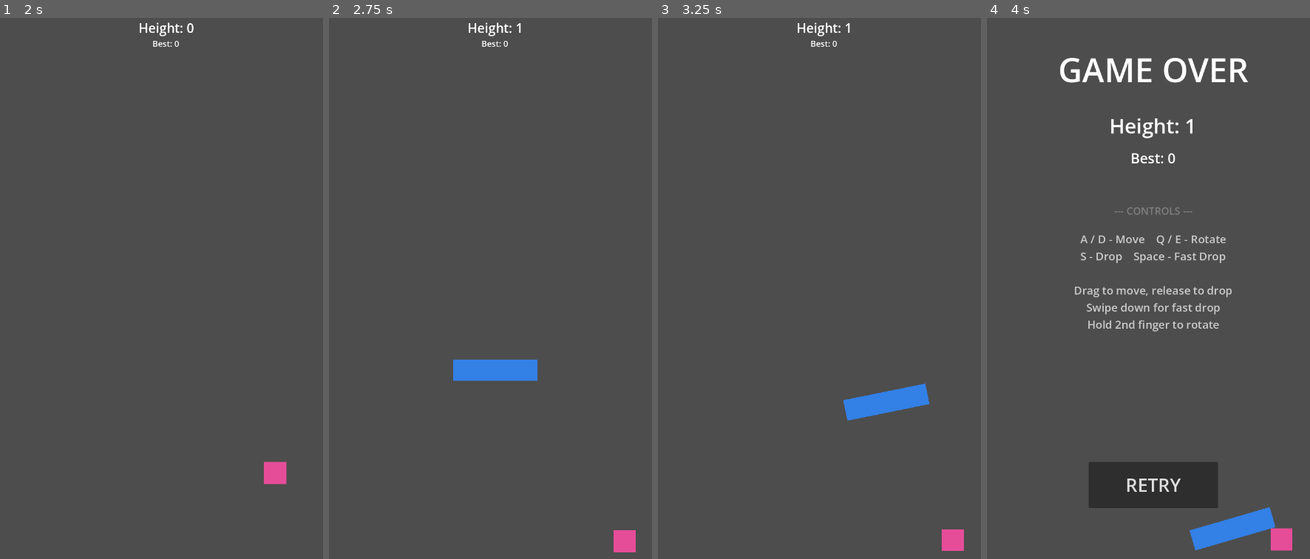
Above: before the commit, frames 1-4 (left to right).
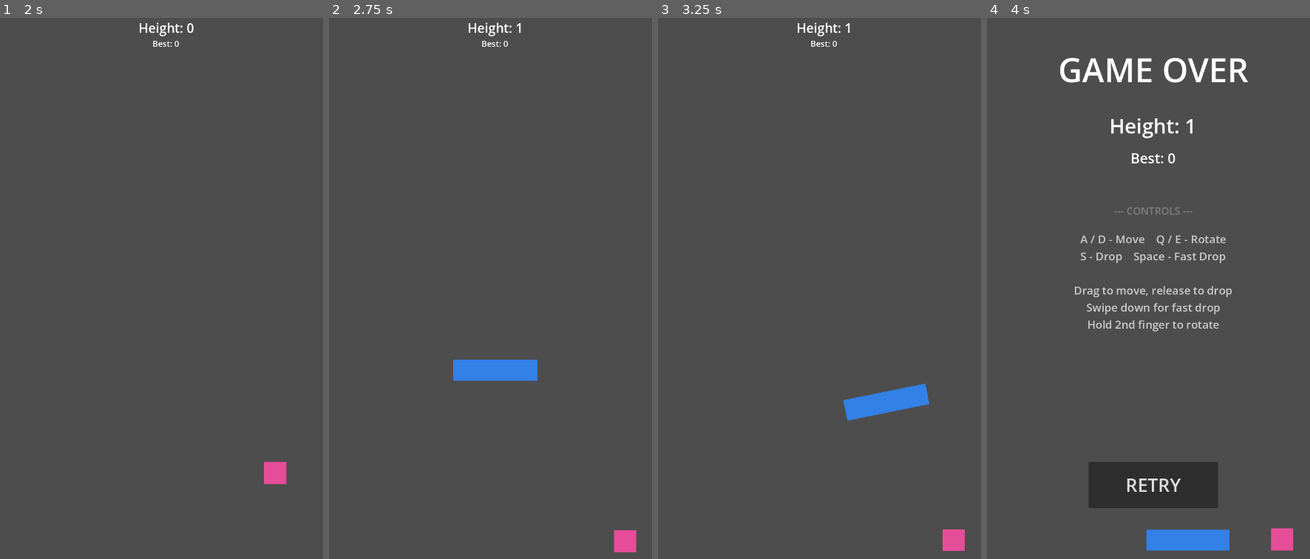
Above: after the commit, the same moments.

Repository: CuriousCrow123/TowerGame
Game: Godot game, scene res://main/main.tscn
Two runs of this game, one before a commit and one after it. Both use one fixed random seed, a clock stepped at 60 frames per second and the inputs below.
Inputs (mouse positions are in pixels of both pictures, inside the frame that each line leads up to):
- Up to frame 1 (2 s): click "PLAY" at 0.5 s; tap Enter at 1.25 s; move the mouse to (239, 277) at 1.27 s; hold Right from 1.28 s (still down); tap Q at 1.35 s; click (239, 277) at 1.42 s; tap Space at 1.52, 1.82 s; tap E at 1.55 s
- Up to frame 2 (2.75 s): release Right at 2 s; drag from (429, 337) to (477, 423) at 2.02 s
- Up to frame 3 (3.25 s): move the mouse to (858, 174) at 2.77 s; hold Right from 2.78 s (still down); tap Space at 2.85 s; click (858, 174) at 2.92 s; tap Q at 3.05 s
- Up to frame 4 (4 s): release Right at 3.5 s; drag from (1135, 423) to (1054, 218) at 3.52 s

Frame 1 is identical in both runs. In frame 2, less than 0.1% of the frame differs, in the area x 88-96%, y 94-99%; in frame 3, less than 0.1%; in frame 4, 1.4%, in the area x 49-95%, y 90-99%.

Commit message:
fix: use _input instead of _unhandled_input for mobile web touch
Switch to _input and handle both touch events AND mouse events as
fallback. On mobile web, the touch-to-mouse emulation chain can consume
events before _unhandled_input sees them. Handling both event types
ensures input works regardless of browser behavior.

Co-Authored-By: Claude Opus 4.6 (1M context) <noreply@anthropic.com>

Diff:
--- a/features/gameplay/scripts/block_input_handler.gd
+++ b/features/gameplay/scripts/block_input_handler.gd
@@ -34,6 +34,8 @@
 func clear_active_block() -> void:
 	_active_block = null
 	_is_dragging = false
+	_rotate_direction = 0
+	_move_direction = 0
 	set_process(false)
 
 
@@ -56,59 +58,97 @@
 	_active_block.global_position.x = new_x
 
 
-func _unhandled_input(event: InputEvent) -> void:
+func _input(event: InputEvent) -> void:
 	if _active_block == null:
 		return
 
 	if event is InputEventScreenTouch:
-		var touch: InputEventScreenTouch = event as InputEventScreenTouch
-		if touch.index == 0:
-			if touch.pressed:
-				_is_dragging = true
-				_drag_start_pos = touch.position
-				_drag_start_time = Time.get_ticks_msec()
-			else:
-				if _is_dragging:
-					_is_dragging = false
-					_drop_block()
-		elif touch.index == 1:
-			if touch.pressed:
-				if touch.position.x < VIEWPORT_WIDTH * 0.5:
-					_rotate_direction = -1
-				else:
-					_rotate_direction = 1
-			else:
-				_rotate_direction = 0
+		_handle_touch(event as InputEventScreenTouch)
+	elif event is InputEventScreenDrag:
+		_handle_drag(event as InputEventScreenDrag)
+	elif event is InputEventMouseButton:
+		_handle_mouse_button(event as InputEventMouseButton)
+	elif event is InputEventMouseMotion:
+		_handle_mouse_motion(event as InputEventMouseMotion)
+	elif event is InputEventKey:
+		_handle_key(event as InputEventKey)
 
-	elif event is InputEventScreenDrag:
-		var drag: InputEventScreenDrag = event as InputEventScreenDrag
-		if drag.index == 0 and _is_dragging:
-			_target_x += drag.relative.x
 
-			var elapsed: float = (Time.get_ticks_msec() - _drag_start_time) / 1000.0
-			if elapsed > 0.0:
-				var distance: Vector2 = drag.position - _drag_start_pos
-				var abs_x: float = absf(distance.x)
-				var abs_y: float = absf(distance.y)
-				if drag.velocity.y > SWIPE_MIN_VELOCITY and abs_y > SWIPE_MIN_DISTANCE:
-					if abs_x / abs_y < SWIPE_DIRECTION_RATIO:
-						_hard_drop()
+func _handle_touch(touch: InputEventScreenTouch) -> void:
+	if touch.index == 0:
+		if touch.pressed:
+			_start_drag(touch.position)
+		else:
+			_end_drag()
+	elif touch.index == 1:
+		if touch.pressed:
+			_start_touch_rotate(touch.position)
+		else:
+			_rotate_direction = 0
 
-	elif event is InputEventKey:
-		var key: InputEventKey = event as InputEventKey
-		if key.keycode == KEY_LEFT or key.keycode == KEY_A:
-			_move_direction = -1 if key.pressed else 0
-		elif key.keycode == KEY_RIGHT or key.keycode == KEY_D:
-			_move_direction = 1 if key.pressed else 0
-		elif key.keycode == KEY_Q:
-			_rotate_direction = -1 if key.pressed else 0
-		elif key.keycode == KEY_E:
-			_rotate_direction = 1 if key.pressed else 0
-		elif key.pressed:
-			if key.keycode == KEY_SPACE:
-				_hard_drop()
-			elif key.keycode == KEY_DOWN or key.keycode == KEY_S:
-				_drop_block()
+
+func _handle_drag(drag: InputEventScreenDrag) -> void:
+	if drag.index == 0 and _is_dragging:
+		_target_x += drag.relative.x
+		_check_swipe_down(drag)
+
+
+func _handle_mouse_button(mb: InputEventMouseButton) -> void:
+	if mb.button_index != MOUSE_BUTTON_LEFT:
+		return
+	if mb.pressed:
+		_start_drag(mb.position)
+	else:
+		_end_drag()
+
+
+func _handle_mouse_motion(mm: InputEventMouseMotion) -> void:
+	if _is_dragging and (mm.button_mask & MOUSE_BUTTON_MASK_LEFT):
+		_target_x += mm.relative.x
+
+
+func _handle_key(key: InputEventKey) -> void:
+	if key.keycode == KEY_LEFT or key.keycode == KEY_A:
+		_move_direction = -1 if key.pressed else 0
+	elif key.keycode == KEY_RIGHT or key.keycode == KEY_D:
+		_move_direction = 1 if key.pressed else 0
+	elif key.keycode == KEY_Q:
+		_rotate_direction = -1 if key.pressed else 0
+	elif key.keycode == KEY_E:
+		_rotate_direction = 1 if key.pressed else 0
+	elif key.pressed:
+		if key.keycode == KEY_SPACE:
+			_hard_drop()
+		elif key.keycode == KEY_DOWN or key.keycode == KEY_S:
+			_drop_block()
+
+
+func _start_drag(pos: Vector2) -> void:
+	_is_dragging = true
+	_drag_start_pos = pos
+	_drag_start_time = Time.get_ticks_msec()
+
+
+func _end_drag() -> void:
+	if _is_dragging:
+		_is_dragging = false
+		_drop_block()
+
+
+func _start_touch_rotate(pos: Vector2) -> void:
+	if pos.x < VIEWPORT_WIDTH * 0.5:
+		_rotate_direction = -1
+	else:
+		_rotate_direction = 1
+
+
+func _check_swipe_down(drag: InputEventScreenDrag) -> void:
+	var distance: Vector2 = drag.position - _drag_start_pos
+	var abs_x: float = absf(distance.x)
+	var abs_y: float = absf(distance.y)
+	if drag.velocity.y > SWIPE_MIN_VELOCITY and abs_y > SWIPE_MIN_DISTANCE:
+		if abs_x / abs_y < SWIPE_DIRECTION_RATIO:
+			_hard_drop()
 
 
 func _drop_block() -> void:
@@ -124,18 +164,6 @@
 	_active_block.hard_drop()
 
 
-func _rotate_block() -> void:
-	if _active_block == null:
-		return
-	_active_block.rotation += PI / 2.0
-
-
-func _rotate_block_ccw() -> void:
-	if _active_block == null:
-		return
-	_active_block.rotation -= PI / 2.0
-
-
 func _get_block_half_width() -> float:
 	if _active_block == null or _active_block.block_data == null:
 		return 24.0
